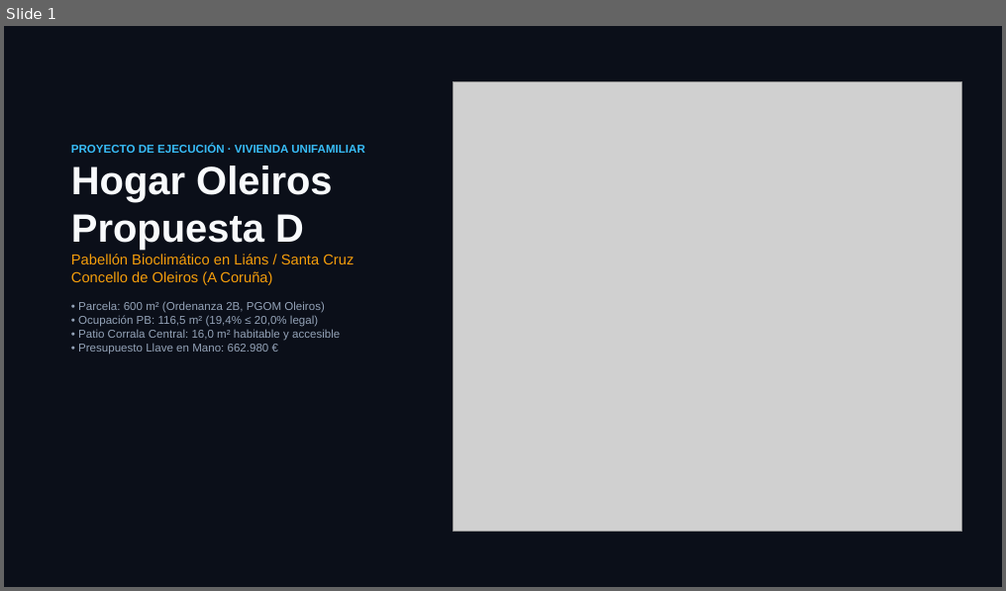
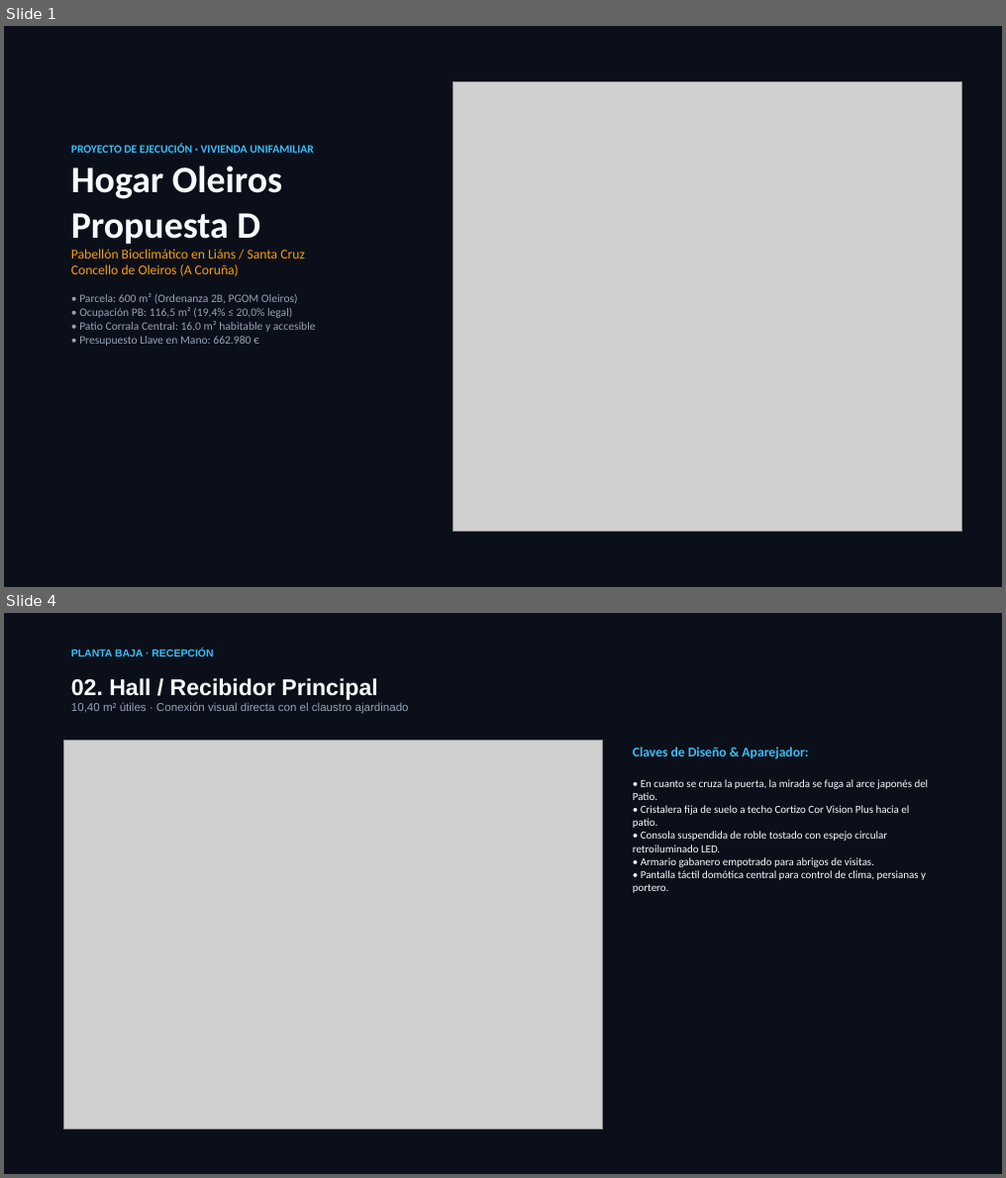
Before and after one commit to landslore/oleiros, a slide deck: propuestas/Presentacion_Hogar_Oleiros_Propuesta_D.pptx. Shown one above the other, each under a label of ours: slide 1 before the commit, slides 1 and 4 after it; the slides between them are not shown. The pictures are 1006x591 and 1006x1178 pixels, drawn with LibreOffice and Linux fonts; fonts in the diff are those of the drawing; grey boxes stand for pictures. Boxes give left, top, right and bottom in pixels: in the first picture for what was removed or moved away, otherwise in the second. Text is boxed around its words. In the diff, an @@ line names an element or a change of style, - is before the commit and + after.

Commit message:
feat(propuesta-d): corrigue render salon eliminando segundo patio falso y finaliza deck PPTX y dossier HTML interactivo

```diff
--- a/propuestas/Presentacion_Hogar_Oleiros_Propuesta_D.pptx
+++ b/propuestas/Presentacion_Hogar_Oleiros_Propuesta_D.pptx
@@ slide 4 added at (4, 613, 1002, 1174), background #0B0F19 @@
@@ text added at (71, 649, 213, 657), 10 pt, text #38BDF8, bold @@
+PLANTA BAJA · RECEPCIÓN
@@ text added at (71, 678, 409, 714), 11 pt, text #94A3B8 @@
+02. Hall / Recibidor Principal
+10,40 m² útiles · Conexión visual directa con el claustro ajardinado
@@ picture added at (63, 741, 603, 1130) @@
@@ text added at (633, 747, 929, 893), 10.5 pt, text #F8FAFC @@
+Claves de Diseño & Aparejador:
+• En cuanto se cruza la puerta, la mirada se fuga al arce japonés del Patio.
+• Cristalera fija de suelo a techo Cortizo Cor Vision Plus hacia el patio.
+• Consola suspendida de roble tostado con espejo circular retroiluminado LED.
+• Armario gabanero empotrado para abrigos de visitas.
+• Pantalla táctil domótica central para control de clima, persianas y portero.
@@ slide 1 changed as well @@
@@ text "PROYECTO DE EJECUCIÓN · VIVIENDA ..." at (71, 144, 316, 346): font Arial to Calibri; size 38 to 36 pt in "Hogar Oleiros Propuesta D"; size 14 to 13 pt in "Pabellón Bioclimático en Liáns / Santa Cruz ..." @@
```
Also in this commit, not shown: 5 other slides changed, 7 other slides added, 2 slides removed, 10 other files.
